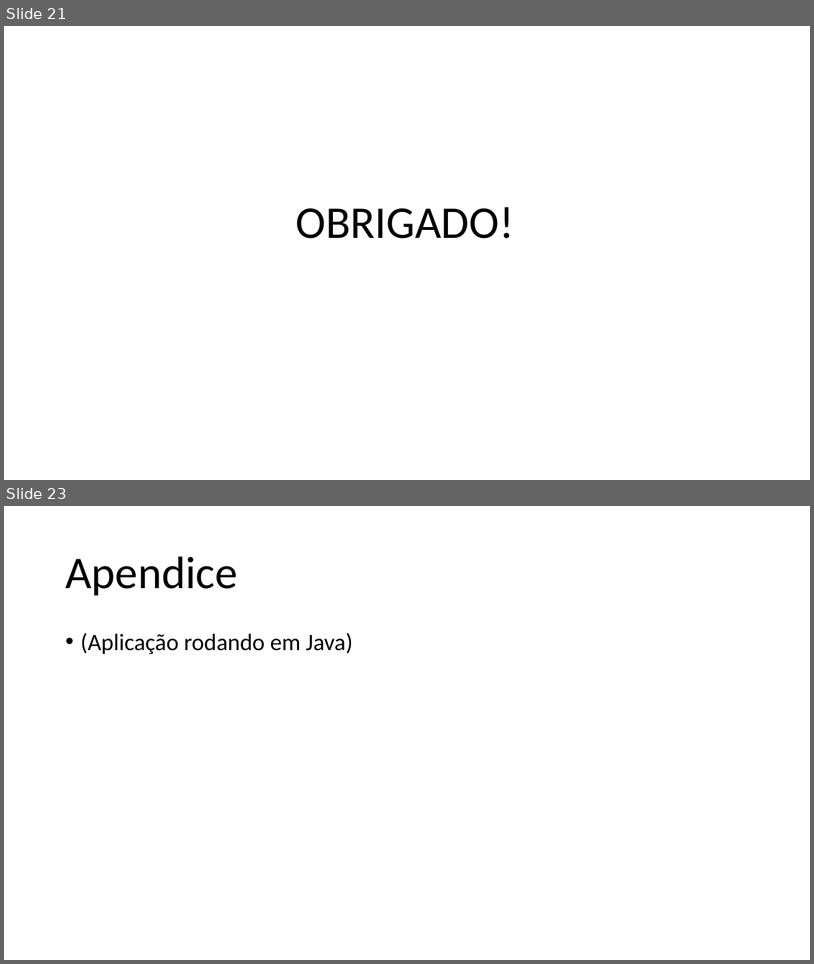
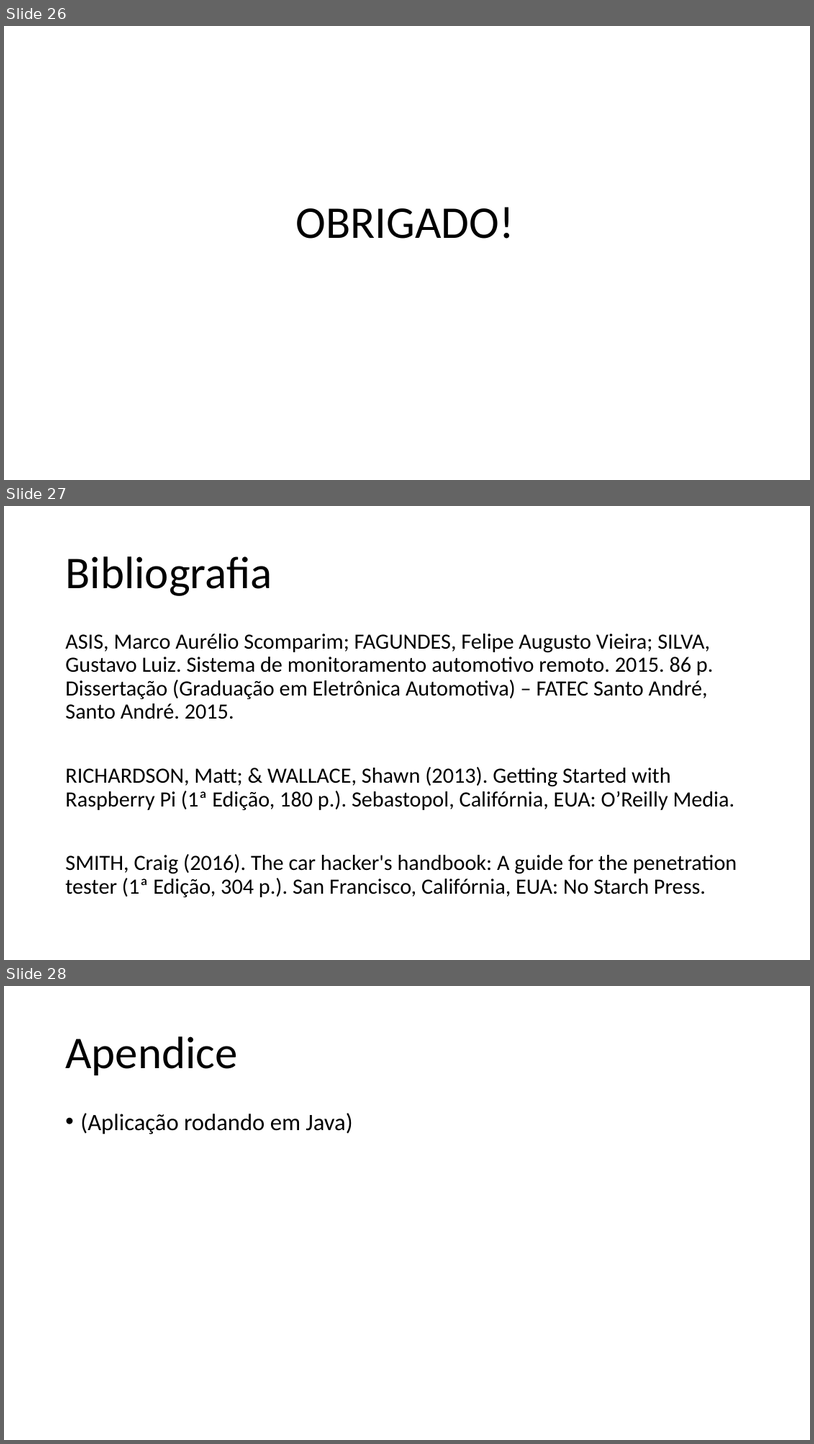
Before and after one commit to ruanlas/TADS2015, a slide deck: TCC-documentos/Apresentacao/TCC_v3.pptx. Shown one above the other, each under a label of ours: slides 21 and 23 before the commit, slides 26, 27 and 28 after it; the slides between them are not shown. The pictures are 814x964 and 814x1444 pixels, drawn with LibreOffice and Linux fonts; fonts in the diff are those of the drawing. Boxes give left, top, right and bottom in pixels: in the first picture for what was removed or moved away, otherwise in the second. Text is boxed around its words. In the diff, an @@ line names an element or a change of style, - is before the commit and + after.

```diff
--- a/TCC-documentos/Apresentacao/TCC_v3.pptx
+++ b/TCC-documentos/Apresentacao/TCC_v3.pptx
@@ slide 27 added at (x1=4, y1=506, x2=810, y2=960), background #FFFFFF @@
@@ title added at (x1=65, y1=556, x2=272, y2=596), 54 pt, text #000000 @@
+Bibliografia
@@ text added at (x1=65, y1=633, x2=738, y2=897), 25.9 pt, text #000000 @@
+ASIS, Marco Aurélio Scomparim; FAGUNDES, Felipe Augusto Vieira; SILVA, Gustavo Luiz. Sistema de monitoramento automotivo remoto. 2015. 86 p. Dissertação (Graduação em Eletrônica Automotiva) – FATEC Santo André, Santo André. 2015.
+RICHARDSON, Matt; & WALLACE, Shawn (2013). Getting Started with Raspberry Pi (1ª Edição, 180 p.). Sebastopol, Califórnia, EUA: O’Reilly Media.
+SMITH, Craig (2016). The car hacker's handbook: A guide for the penetration tester (1ª Edição, 304 p.). San Francisco, Califórnia, EUA: No Starch Press.
@@ what was slide 21 is now slide 26 @@
@@ what was slide 23 is now slide 28 @@
```
Also in this commit, not shown: 2 slides changed, 5 other slides added, 1 slide removed.
